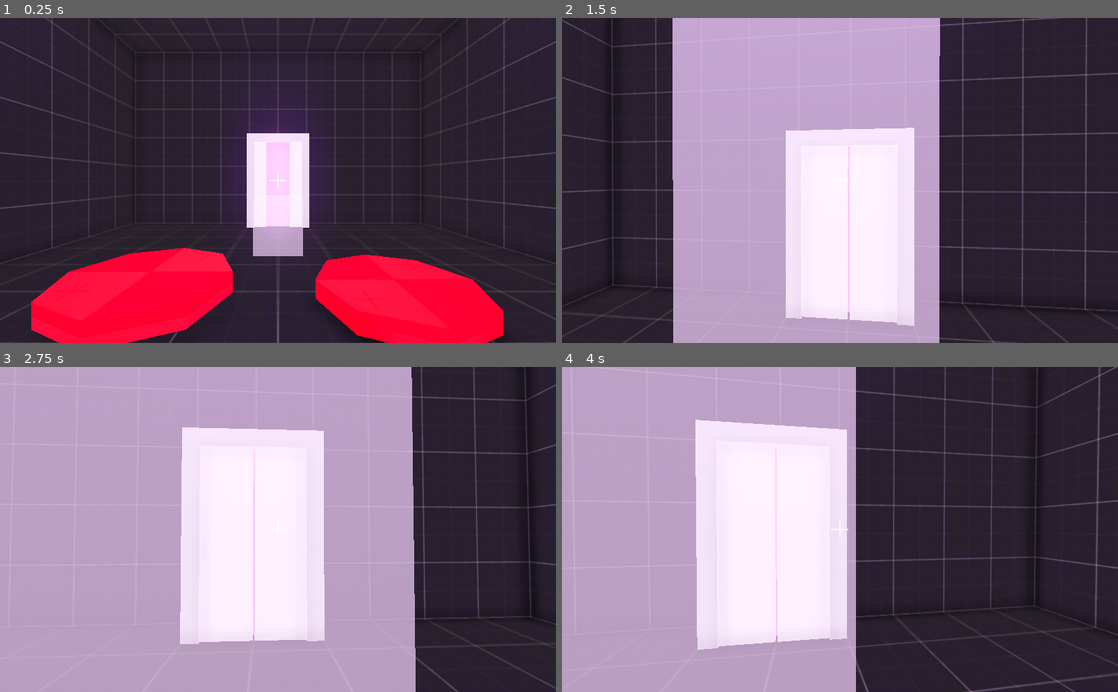
Above: before the commit, frames 1-4 (two rows, left to right).
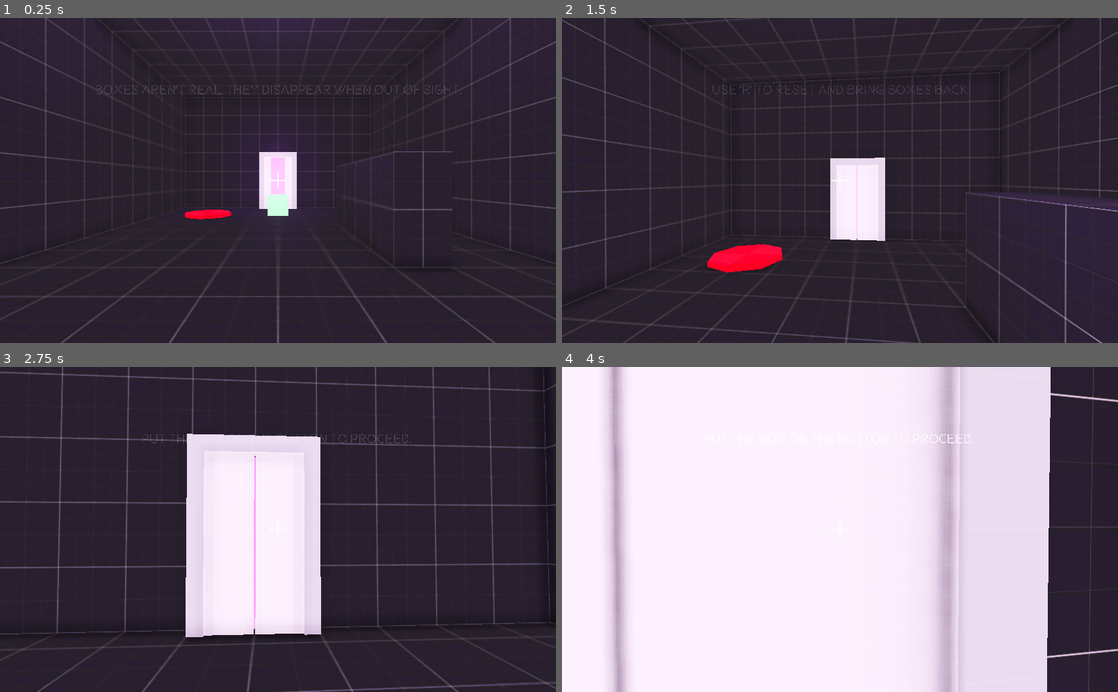
Above: after the commit, the same moments.

Repository: Wowe-Peanut/GetReal
Game: Godot game, scene res://Levels/Level2.tscn
The game is run twice, just before and just after one commit, with the same random seed, the same clock (stepped at 60 frames per second) and the same inputs. This scene is started directly instead of the project's main scene.
Inputs (mouse positions are in pixels of both pictures, inside the frame that each line leads up to):
- Up to frame 1 (0.25 s): no input
- Up to frame 2 (1.5 s): move the mouse to (867, 180) at 0.52 s; hold Right mouse button (interact) 0.53-1.28 s; hold W (move_forward) from 0.53 s (still down); tap Space (jump) at 0.77 s; click (867, 180) at 0.8 s; move the mouse to (812, 180) at 1.27 s; click (812, 180) at 1.35 s
- Up to frame 3 (2.75 s): keep holding W (move_forward); tap Space (jump) at 1.52 s; right-click (250, 529) at 1.55 s; move the mouse to (289, 523) at 2.02 s; hold Right mouse button (interact) from 2.03 s (still down); click (289, 523) at 2.3 s
- Up to frame 4 (4 s): keep holding W (move_forward); move the mouse to (834, 536) at 2.77 s; release Right mouse button (interact) at 2.78 s; click (834, 536) at 2.85 s; tap Space (jump) at 3.02, 3.77 s; right-click (834, 536) at 3.05 s; move the mouse to (878, 532) at 3.52 s; hold Right mouse button (interact) from 3.53 s (still down); click (878, 532) at 3.8 s

The runs differ from the first frame. In frame 1, 22% of the frame differs, in the area x 0-100%, y 0-100%; in frame 2, 50%; in frame 3, 62%; in frame 4, 69%.

Commit message:
level 2, skip opening blurb

Diff:
--- a/Levels/Level1.tscn
+++ b/Levels/Level1.tscn
@@ -80,7 +80,7 @@
 script = ExtResource( 3 )
 next_level = ExtResource( 5 )
 
-[node name="CSGBox" parent="Level" index="0"]
+[node name="Room" parent="Level" index="0"]
 width = 16.0
 depth = 40.0
 
@@ -114,6 +114,7 @@
 
 [node name="Door" parent="Barriers" index="0"]
 transform = Transform( 1, 0, 0, 0, 1, 0, 0, 0, 1, 0, -6, -19.5 )
+open_default = true
 
 [node name="Player" parent="." index="5"]
 transform = Transform( 1, 0, 0, 0, 1, 0, 0, 0, 1, 0, -4, 16 )
--- /dev/null
+++ b/Levels/Level2.gd
@@ -0,0 +1,38 @@
+extends "res://Levels/LevelBase.gd"
+
+onready var hint_player = $HUD/HintAnimationPlayer
+var played_hints = [false, false, false, false]
+
+
+# Called when the node enters the scene tree for the first time.
+func _ready():
+	hide_hints()
+	hint_player.play("BoxHint")
+
+	$Level/BoxHint2.connect("body_entered", self, "_on_box_hint_2_triggered")
+	$Level/ButtonHint.connect("body_entered", self, "_on_button_hint_triggered")
+
+
+func _process(delta):
+	if len(get_node("Boxes").get_children()) == 0 and !played_hints[2]:
+		hide_hints()
+		print("playing")
+		hint_player.play("ResetHint")
+		played_hints[2] = true
+	._process(delta)
+
+func _on_box_hint_2_triggered(body):
+	if !played_hints[1]:
+		hide_hints()
+		hint_player.play("BoxHint2")
+		played_hints[1] = true
+
+func _on_button_hint_triggered(body):
+	if !played_hints[3]:
+		hide_hints()
+		hint_player.play("ButtonHint")
+		played_hints[3] = true
+
+func hide_hints():
+	for hint in $HUD/HintContainer.get_children():
+		hint.modulate = Color(0, 0, 0, 0)
--- a/Levels/Level2.tscn
+++ b/Levels/Level2.tscn
@@ -1,22 +1,168 @@
-[gd_scene load_steps=4 format=2]
+[gd_scene load_steps=15 format=2]
 
 [ext_resource path="res://Levels/LevelBase.tscn" type="PackedScene" id=1]
-[ext_resource path="res://Objects/Barrier.tscn" type="PackedScene" id=2]
+[ext_resource path="res://Objects/Box.tscn" type="PackedScene" id=2]
 [ext_resource path="res://Objects/Button.tscn" type="PackedScene" id=3]
+[ext_resource path="res://Levels/Level2.gd" type="Script" id=4]
+[ext_resource path="res://assets/Fonts/DefaultFont.tres" type="DynamicFont" id=5]
+[ext_resource path="res://assets/PNG/Dark/texture_01.png" type="Texture" id=6]
+
+[sub_resource type="SpatialMaterial" id=2]
+albedo_texture = ExtResource( 6 )
+uv1_scale = Vector3( 0.25, 0.25, 0.25 )
+uv1_triplanar = true
+
+[sub_resource type="BoxShape" id=7]
+extents = Vector3( 9.9, 5.9, 0.9 )
+
+[sub_resource type="BoxShape" id=8]
+extents = Vector3( 9.9, 5.9, 0.9 )
+
+[sub_resource type="Theme" id=1]
+default_font = ExtResource( 5 )
+
+[sub_resource type="Animation" id=3]
+resource_name = "BoxHint"
+length = 1.5
+tracks/0/type = "value"
+tracks/0/path = NodePath("BoxHint:modulate")
+tracks/0/interp = 1
+tracks/0/loop_wrap = true
+tracks/0/imported = false
+tracks/0/enabled = true
+tracks/0/keys = {
+"times": PoolRealArray( 0, 1.5 ),
+"transitions": PoolRealArray( 1, 1 ),
+"update": 0,
+"values": [ Color( 1, 1, 1, 0 ), Color( 1, 1, 1, 1 ) ]
+}
+
+[sub_resource type="Animation" id=4]
+resource_name = "BoxHint2"
+length = 1.5
+tracks/0/type = "value"
+tracks/0/path = NodePath("BoxHint2:modulate")
+tracks/0/interp = 1
+tracks/0/loop_wrap = true
+tracks/0/imported = false
+tracks/0/enabled = true
+tracks/0/keys = {
+"times": PoolRealArray( 0, 1.5 ),
+"transitions": PoolRealArray( 1, 1 ),
+"update": 0,
+"values": [ Color( 1, 1, 1, 0 ), Color( 1, 1, 1, 1 ) ]
+}
+
+[sub_resource type="Animation" id=5]
+resource_name = "ButtonHint"
+length = 1.5
+tracks/0/type = "value"
+tracks/0/path = NodePath("ButtonHint:modulate")
+tracks/0/interp = 1
+tracks/0/loop_wrap = true
+tracks/0/imported = false
+tracks/0/enabled = true
+tracks/0/keys = {
+"times": PoolRealArray( 0, 1.5 ),
+"transitions": PoolRealArray( 1, 1 ),
+"update": 0,
+"values": [ Color( 1, 1, 1, 0 ), Color( 1, 1, 1, 1 ) ]
+}
+
+[sub_resource type="Animation" id=6]
+resource_name = "ResetHint"
+length = 1.5
+tracks/0/type = "value"
+tracks/0/path = NodePath("ResetHint:modulate")
+tracks/0/interp = 1
+tracks/0/loop_wrap = true
+tracks/0/imported = false
+tracks/0/enabled = true
+tracks/0/keys = {
+"times": PoolRealArray( 0, 1.5 ),
+"transitions": PoolRealArray( 1, 1 ),
+"update": 0,
+"values": [ Color( 1, 1, 1, 0 ), Color( 1, 1, 1, 1 ) ]
+}
 
 [node name="Level2" instance=ExtResource( 1 )]
+script = ExtResource( 4 )
+
+[node name="Room" parent="Level" index="0"]
+depth = 30.0
+
+[node name="Wall" type="CSGBox" parent="Level" index="1"]
+transform = Transform( 1, 0, 0, 0, 1, 0, 0, 0, 1, 5, -4, -2 )
+use_collision = true
+height = 4.0
+depth = 8.0
+material = SubResource( 2 )
+
+[node name="BoxHint2" type="Area" parent="Level" index="2"]
+
+[node name="CollisionShape" type="CollisionShape" parent="Level/BoxHint2" index="0"]
+transform = Transform( 1, 0, 0, 0, 1, 0, 0, 0, 1, 0, 0, 3 )
+shape = SubResource( 7 )
+
+[node name="ButtonHint" type="Area" parent="Level" index="3"]
+
+[node name="CollisionShape" type="CollisionShape" parent="Level/ButtonHint" index="0"]
+transform = Transform( 1, 0, 0, 0, 1, 0, 0, 0, 1, 0, 0, -7 )
+shape = SubResource( 8 )
+
+[node name="Box" parent="Boxes" index="0" instance=ExtResource( 2 )]
+transform = Transform( 1, 0, 0, 0, 1, 0, 0, 0, 1, 0, -4, -2 )
 
 [node name="Button" parent="Buttons" index="0" instance=ExtResource( 3 )]
-transform = Transform( 1, 0, 0, 0, 1, 0, 0, 0, 1, -3.09279, -5.46939, 0.623113 )
+transform = Transform( 1, 0, 0, 0, 1, 0, 0, 0, 1, -6, -6, -10 )
 powers = [ 0 ]
 
-[node name="Button2" parent="Buttons" index="1" instance=ExtResource( 3 )]
-transform = Transform( 1, 0, 0, 0, 1, 0, 0, 0, 1, 2.94841, -5.76819, 0.359277 )
-powers = [ 1 ]
-unpowers = [ 0 ]
-
-[node name="Barrier" parent="Barriers" index="1" instance=ExtResource( 2 )]
-transform = Transform( 1, 0, 0, 0, 1, 0, 0, 0, 1, 0, -6.95, -3.94666 )
+[node name="Door" parent="Barriers" index="0"]
+transform = Transform( 1, 0, 0, 0, 1, 0, 0, 0, 1, 0, -6, -15 )
 
 [node name="Player" parent="." index="5"]
-transform = Transform( 1, 0, 0, 0, 1, 0, 0, 0, 1, 0, -3.6527, 6.27452 )
+transform = Transform( 1, 0, 0, 0, 1, 0, 0, 0, 1, 0, -4, 10 )
+
+[node name="HintContainer" type="CenterContainer" parent="HUD" index="1"]
+anchor_top = 0.2
+anchor_right = 1.0
+anchor_bottom = 0.2
+margin_bottom = 25.0
+theme = SubResource( 1 )
+__meta__ = {
+"_edit_use_anchors_": false
+}
+
+[node name="BoxHint" type="Label" parent="HUD/HintContainer" index="0"]
+modulate = Color( 1, 1, 1, 0 )
+margin_left = 174.0
+margin_right = 850.0
+margin_bottom = 25.0
+text = "Boxes aren't real. They disappear when out of sight."
+
+[node name="BoxHint2" type="Label" parent="HUD/HintContainer" index="1"]
+modulate = Color( 1, 1, 1, 0 )
+margin_left = 292.0
+margin_right = 731.0
+margin_bottom = 25.0
+text = "Press 'E' to pickup and drop boxes."
+
+[node name="ResetHint" type="Label" parent="HUD/HintContainer" index="2"]
+margin_left = 276.0
+margin_right = 748.0
+margin_bottom = 25.0
+text = "Use 'R' to reset and bring boxes back"
+
+[node name="ButtonHint" type="Label" parent="HUD/HintContainer" index="3"]
+modulate = Color( 1, 1, 1, 0 )
+margin_left = 260.0
+margin_right = 763.0
+margin_bottom = 25.0
+text = "Put the box on the button to proceed. "
+
+[node name="HintAnimationPlayer" type="AnimationPlayer" parent="HUD" index="2"]
+root_node = NodePath("../HintContainer")
+anims/BoxHint = SubResource( 3 )
+anims/BoxHint2 = SubResource( 4 )
+anims/ButtonHint = SubResource( 5 )
+anims/ResetHint = SubResource( 6 )
--- a/Levels/LevelBase.gd
+++ b/Levels/LevelBase.gd
@@ -9,6 +9,10 @@
 		button.connect("triggered", self, "_on_button_triggered")
 	get_node("Barriers/Door").connect("player_entered", self, "_on_player_complete")
 
+
+func _process(delta):
+	if Input.is_action_pressed("reset"):
+		get_tree().reload_current_scene()
 
 
 func _on_button_triggered():
--- a/Objects/Player.gd
+++ b/Objects/Player.gd
@@ -57,11 +57,6 @@
 				held_object.collision_mask = 0
 				held_object.held = true
 
-	if Input.is_action_just_pressed("use"):
-		var new_box = BOX.instance()
-		new_box.translate(Vector3(0, -5, 0))
-		get_parent().get_node("Boxes").add_child(new_box)
-
 
 	if is_instance_valid(held_object) and held_object:
 		held_object.global_transform.origin = hold_position.global_transform.origin
--- a/OpeningBlurb.gd
+++ b/OpeningBlurb.gd
@@ -11,6 +11,8 @@
 	$BlurbCenter/Blurb.percent_visible = 0.0
 	$TaglineCenter/Tagline.percent_visible = 0.0
 
+	stagger_skip_prompt()
+
 	timer.start()
 	yield(timer, "timeout")
 
@@ -23,3 +25,11 @@
 	yield(animation_player, "animation_finished")
 
 	get_tree().change_scene("res://Levels/Level1.tscn")
+
+func stagger_skip_prompt():
+	yield(get_tree().create_timer(4.7), "timeout")
+	$Skip/AnimationPlayer.play("Skip")
+
+func _process(delta):
+	if Input.is_action_pressed("interact"):
+		get_tree().change_scene("res://Levels/Level1.tscn")
--- a/OpeningBlurb.tscn
+++ b/OpeningBlurb.tscn
@@ -8,6 +8,25 @@
 
 [sub_resource type="Theme" id=2]
 default_font = ExtResource( 1 )
+
+[sub_resource type="Theme" id=5]
+default_font = ExtResource( 1 )
+
+[sub_resource type="Animation" id=6]
+resource_name = "Skip"
+length = 4.0
+tracks/0/type = "value"
+tracks/0/path = NodePath(".:modulate")
+tracks/0/interp = 1
+tracks/0/loop_wrap = true
+tracks/0/imported = false
+tracks/0/enabled = true
+tracks/0/keys = {
+"times": PoolRealArray( 0, 2, 4 ),
+"transitions": PoolRealArray( 1, 1, 1 ),
+"update": 0,
+"values": [ Color( 1, 1, 1, 0 ), Color( 1, 1, 1, 1 ), Color( 1, 1, 1, 0 ) ]
+}
 
 [sub_resource type="Animation" id=3]
 resource_name = "Blurb"
@@ -91,17 +110,19 @@
 scroll_active = false
 
 [node name="TaglineCenter" type="CenterContainer" parent="."]
-margin_left = 387.0
-margin_top = 285.0
-margin_right = 637.0
-margin_bottom = 315.0
+anchor_top = 0.5
+anchor_right = 1.0
+anchor_bottom = 0.5
+margin_top = -15.0
+margin_bottom = 15.0
 theme = SubResource( 2 )
 __meta__ = {
 "_edit_use_anchors_": false
 }
 
 [node name="Tagline" type="RichTextLabel" parent="TaglineCenter"]
-margin_right = 250.0
+margin_left = 387.0
+margin_right = 637.0
 margin_bottom = 30.0
 rect_min_size = Vector2( 250, 30 )
 visible_characters = 0
@@ -109,6 +130,23 @@
 text = "It. 	Is.	 Not.	 Real."
 scroll_active = false
 
+[node name="Skip" type="Label" parent="."]
+modulate = Color( 1, 1, 1, 0 )
+anchor_left = 1.0
+anchor_top = 1.0
+anchor_right = 1.0
+anchor_bottom = 1.0
+margin_left = -194.0
+margin_top = -25.0
+theme = SubResource( 5 )
+text = "Press 'E' to skip"
+__meta__ = {
+"_edit_use_anchors_": false
+}
+
+[node name="AnimationPlayer" type="AnimationPlayer" parent="Skip"]
+anims/Skip = SubResource( 6 )
+
 [node name="AnimationPlayer" type="AnimationPlayer" parent="."]
 anims/Blurb = SubResource( 3 )
 anims/Tagline = SubResource( 4 )
--- a/project.godot
+++ b/project.godot
@@ -18,37 +18,38 @@
 
 move_forward={
 "deadzone": 0.5,
-"events": [ Object(InputEventKey,"resource_local_to_scene":false,"resource_name":"","device":0,"alt":false,"shift":false,"control":false,"meta":false,"command":false,"pressed":false,"scancode":87,"unicode":0,"echo":false,"script":null)
+"events": [ Object(InputEventKey,"resource_local_to_scene":false,"resource_name":"","device":0,"alt":false,"shift":false,"control":false,"meta":false,"command":false,"pressed":false,"scancode":87,"physical_scancode":0,"unicode":0,"echo":false,"script":null)
  ]
 }
 move_back={
 "deadzone": 0.5,
-"events": [ Object(InputEventKey,"resource_local_to_scene":false,"resource_name":"","device":0,"alt":false,"shift":false,"control":false,"meta":false,"command":false,"pressed":false,"scancode":83,"unicode":0,"echo":false,"script":null)
+"events": [ Object(InputEventKey,"resource_local_to_scene":false,"resource_name":"","device":0,"alt":false,"shift":false,"control":false,"meta":false,"command":false,"pressed":false,"scancode":83,"physical_scancode":0,"unicode":0,"echo":false,"script":null)
  ]
 }
 strafe_left={
 "deadzone": 0.5,
-"events": [ Object(InputEventKey,"resource_local_to_scene":false,"resource_name":"","device":0,"alt":false,"shift":false,"control":false,"meta":false,"command":false,"pressed":false,"scancode":65,"unicode":0,"echo":false,"script":null)
+"events": [ Object(InputEventKey,"resource_local_to_scene":false,"resource_name":"","device":0,"alt":false,"shift":false,"control":false,"meta":false,"command":false,"pressed":false,"scancode":65,"physical_scancode":0,"unicode":0,"echo":false,"script":null)
  ]
 }
 strafe_right={
 "deadzone": 0.5,
-"events": [ Object(InputEventKey,"resource_local_to_scene":false,"resource_name":"","device":0,"alt":false,"shift":false,"control":false,"meta":false,"command":false,"pressed":false,"scancode":68,"unicode":0,"echo":false,"script":null)
+"events": [ Object(InputEventKey,"resource_local_to_scene":false,"resource_name":"","device":0,"alt":false,"shift":false,"control":false,"meta":false,"command":false,"pressed":false,"scancode":68,"physical_scancode":0,"unicode":0,"echo":false,"script":null)
  ]
 }
 jump={
 "deadzone": 0.5,
-"events": [ Object(InputEventKey,"resource_local_to_scene":false,"resource_name":"","device":0,"alt":false,"shift":false,"control":false,"meta":false,"command":false,"pressed":false,"scancode":32,"unicode":0,"echo":false,"script":null)
+"events": [ Object(InputEventKey,"resource_local_to_scene":false,"resource_name":"","device":0,"alt":false,"shift":false,"control":false,"meta":false,"command":false,"pressed":false,"scancode":32,"physical_scancode":0,"unicode":0,"echo":false,"script":null)
  ]
 }
 interact={
 "deadzone": 0.5,
 "events": [ Object(InputEventMouseButton,"resource_local_to_scene":false,"resource_name":"","device":0,"alt":false,"shi …(212 unchanged characters)…
+, Object(InputEventKey,"resource_local_to_scene":false,"resource_name":"","device":0,"alt":false,"shift":false,"control":false,"meta":false,"command":false,"pressed":false,"scancode":69,"physical_scancode":0,"unicode":0,"echo":false,"script":null)
  ]
 }
-use={
+reset={
 "deadzone": 0.5,
-"events": [ Object(InputEventMouseButton,"resource_local_to_scene":false,"resource_name":"","device":0,"alt":false,"shift":false,"control":false,"meta":false,"command":false,"button_mask":0,"position":Vector2( 0, 0 ),"global_position":Vector2( 0, 0 ),"factor":1.0,"button_index":1,"pressed":false,"doubleclick":false,"script":null)
+"events": [ Object(InputEventKey,"resource_local_to_scene":false,"resource_name":"","device":0,"alt":false,"shift":false,"control":false,"meta":false,"command":false,"pressed":false,"scancode":82,"physical_scancode":0,"unicode":0,"echo":false,"script":null)
  ]
 }
 
Not shown: 1 places in OpeningBlurb.tscn that only renumber resources
